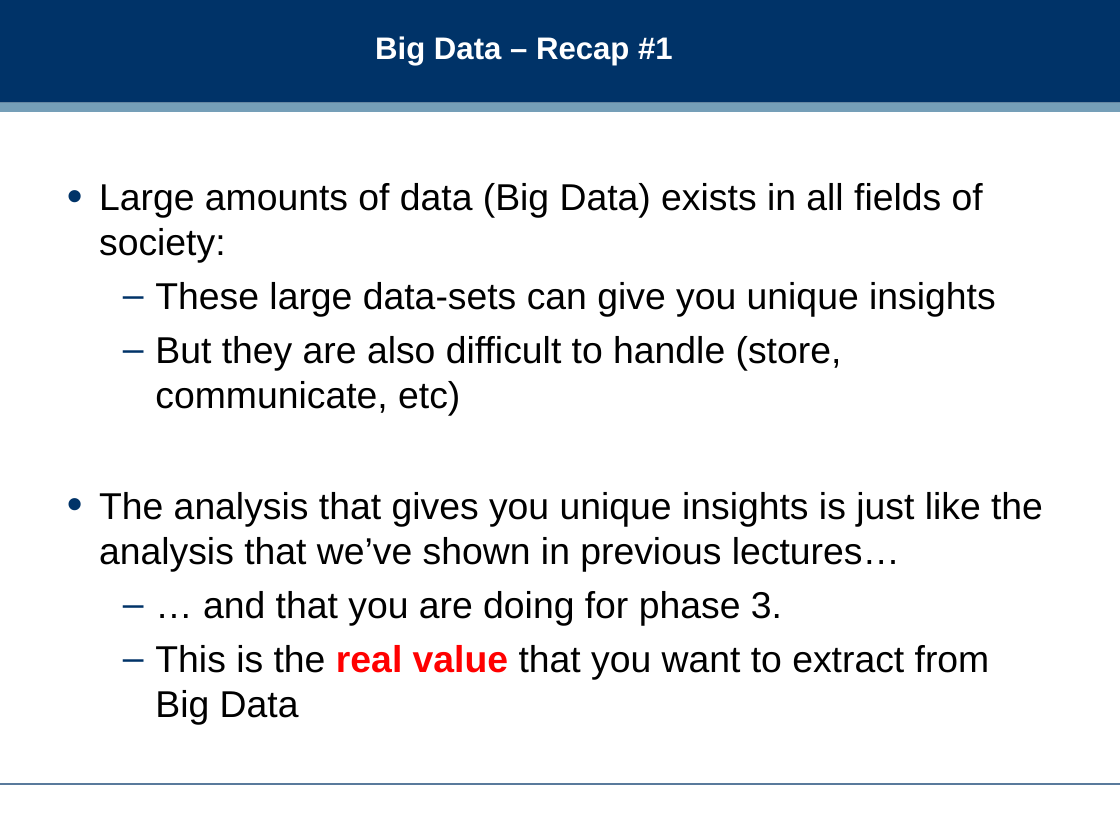
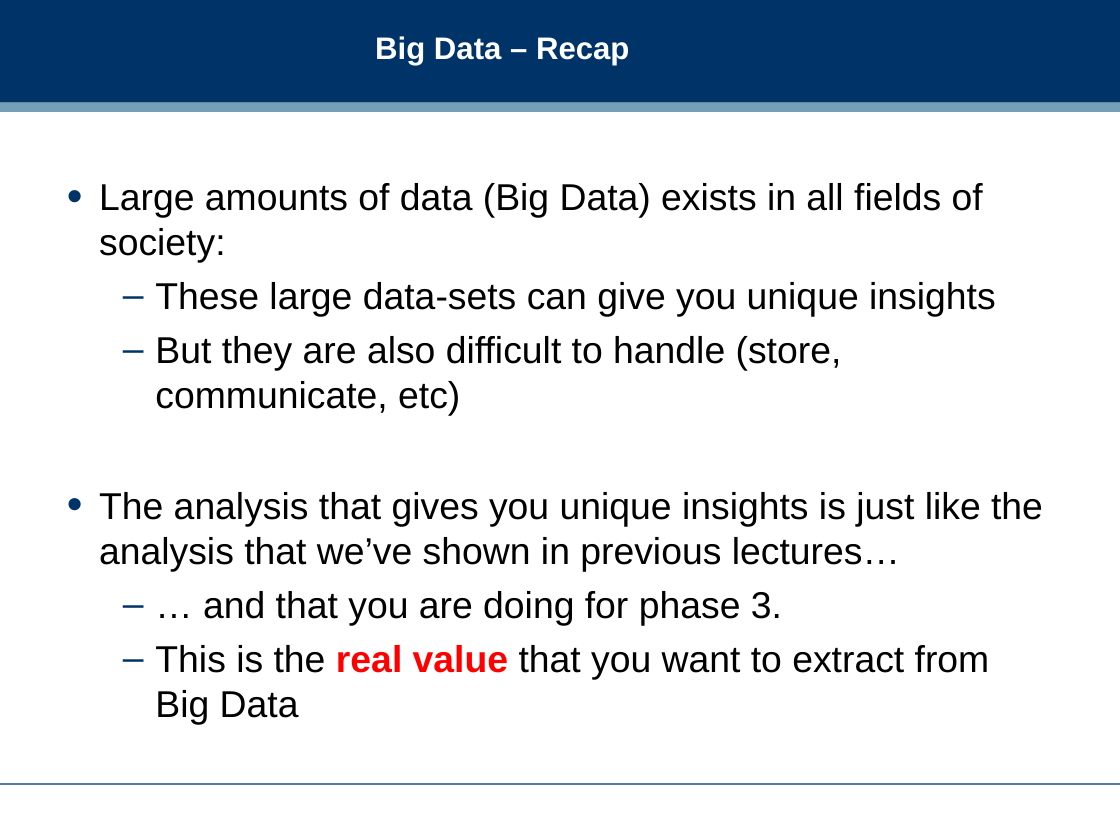
Before and after one commit to dreamind/ix, a slide deck: slide 3 of lectures/informatics-society/security.ppt (slide 2 before the commit). Drawn at 1120x840 pixels with LibreOffice and Linux fonts; fonts in the diff are those of the drawing; background and template pictures are left out. Boxes give left, top, right and bottom in pixels: in the first picture for what was removed or moved away, otherwise in the second. Text is boxed around its words. In the diff, an @@ line names an element or a change of style, - is before the commit and + after.

```diff
--- a/lectures/informatics-society/security.ppt
+++ b/lectures/informatics-society/security.ppt
@@ title at box(375, 36, 629, 65): text changed @@
-Big Data – Recap #1
+Big Data – Recap
```
Also in this commit, not shown: 8 other slides changed, 3 slides added, 4 slides removed.
